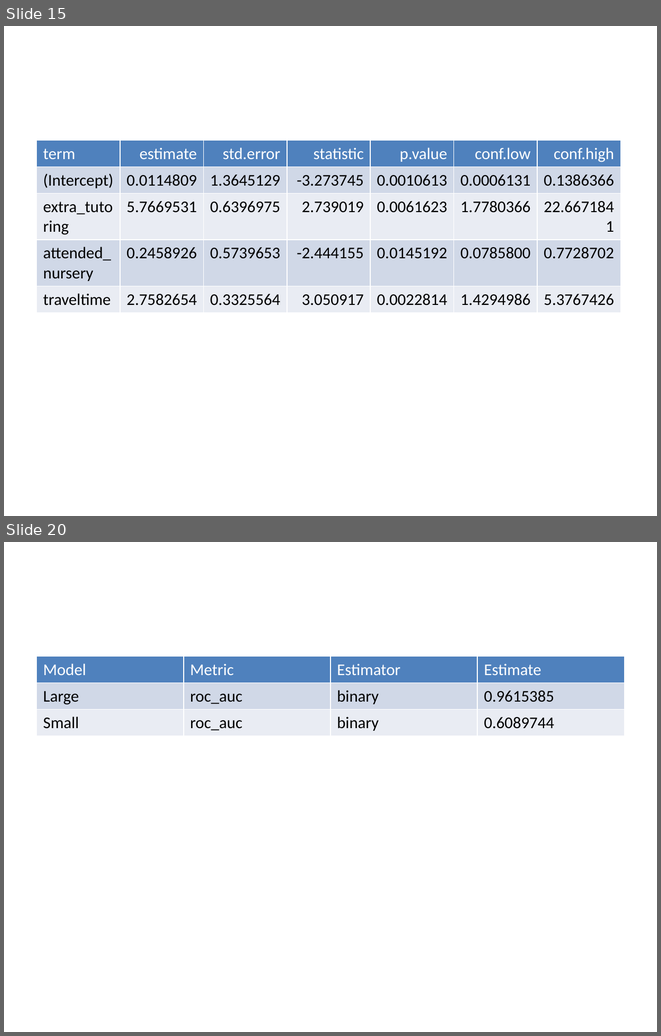
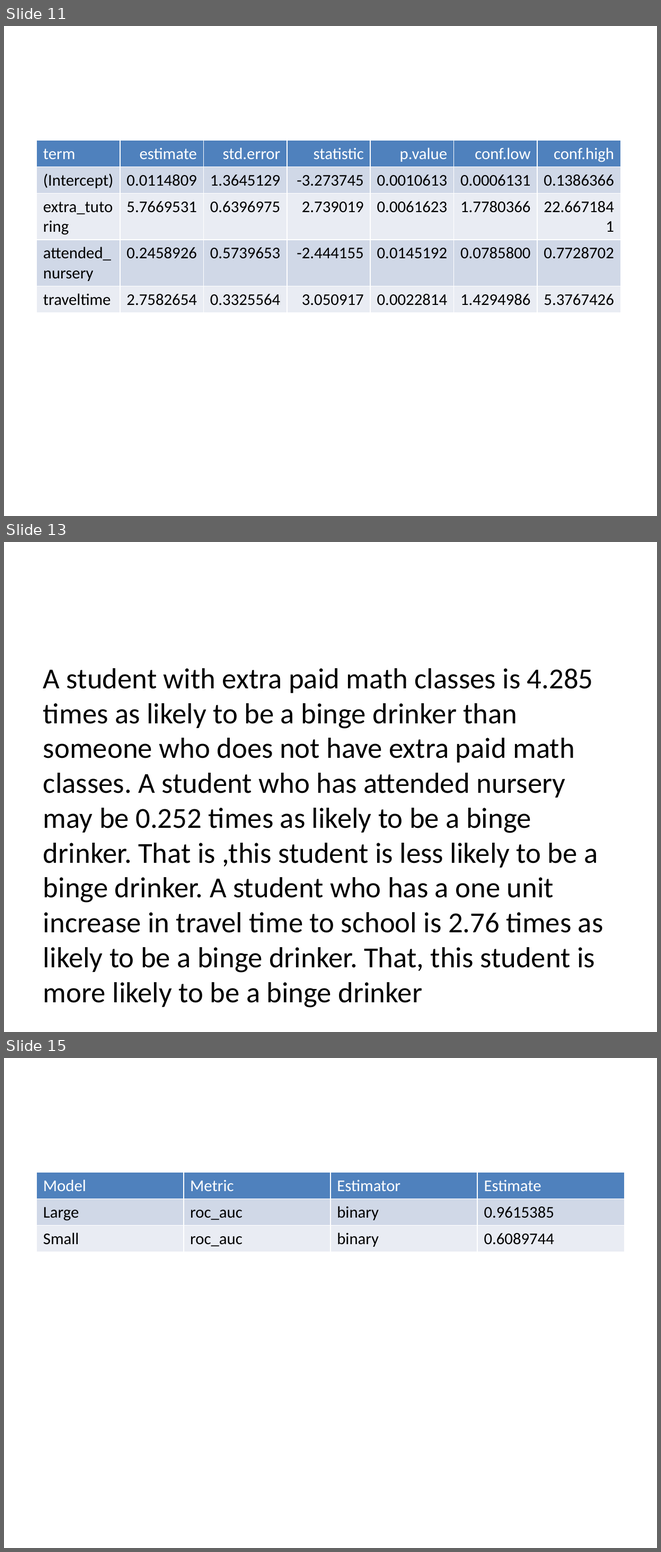
Before and after one commit to STA198F2021/save-the-best-for-last, a slide deck: Powerpoint-presentation.pptx. Shown one above the other, each under a label of ours: slides 15 and 20 before the commit, slides 11, 13 and 15 after it; the slides between them are not shown. The pictures are 661x1036 and 661x1552 pixels, drawn with LibreOffice and Linux fonts; fonts in the diff are those of the drawing. Boxes give left, top, right and bottom in pixels: in the first picture for what was removed or moved away, otherwise in the second. Text is boxed around its words. In the diff, an @@ line names an element or a change of style, - is before the commit and + after.

```diff
--- a/Powerpoint-presentation.pptx
+++ b/Powerpoint-presentation.pptx
@@ slide 13 added at box(4, 542, 657, 1032), background #FFFFFF @@
@@ text added at box(43, 668, 603, 972), 32 pt, text #000000 @@
+A student with extra paid math classes is 4.285 times as likely to be a binge drinker than someone who does not have extra paid math classes. A student who has attended nursery may be 0.252 times as likely to be a binge drinker. That is ,this student is less likely to be a binge drinker. A student who has a one unit increase in travel time to school is 2.76 times as likely to be a binge drinker. That, this student is more likely to be a binge drinker
@@ what was slide 15 is now slide 11 @@
@@ what was slide 20 is now slide 15 @@
```
Also in this commit, not shown: 6 slides changed, 21 other slides added, 4 slides removed, 2 other files.
